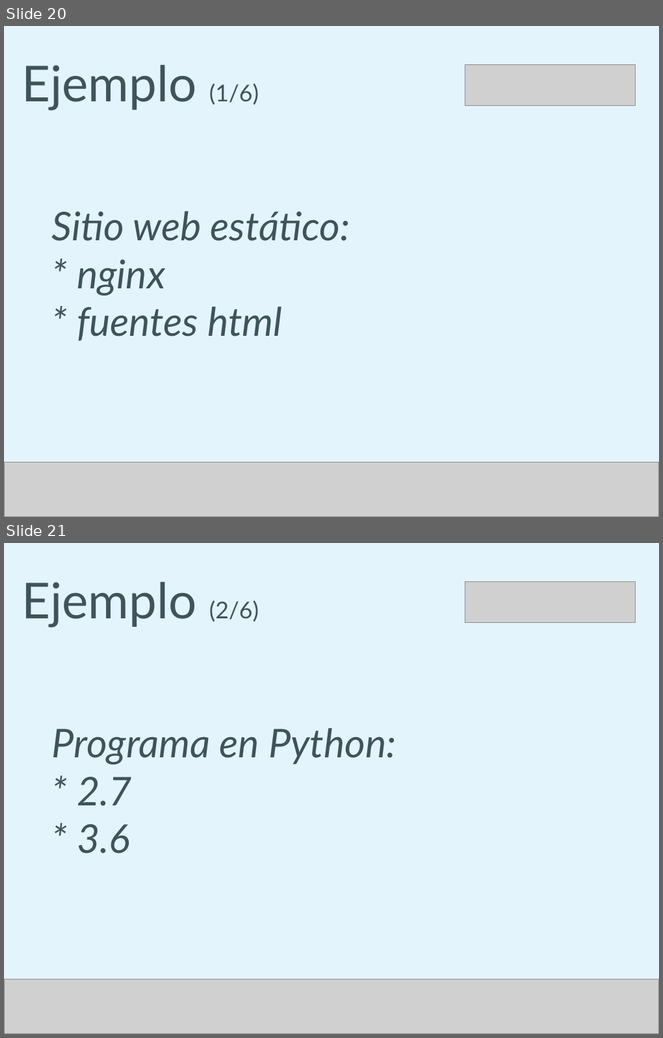
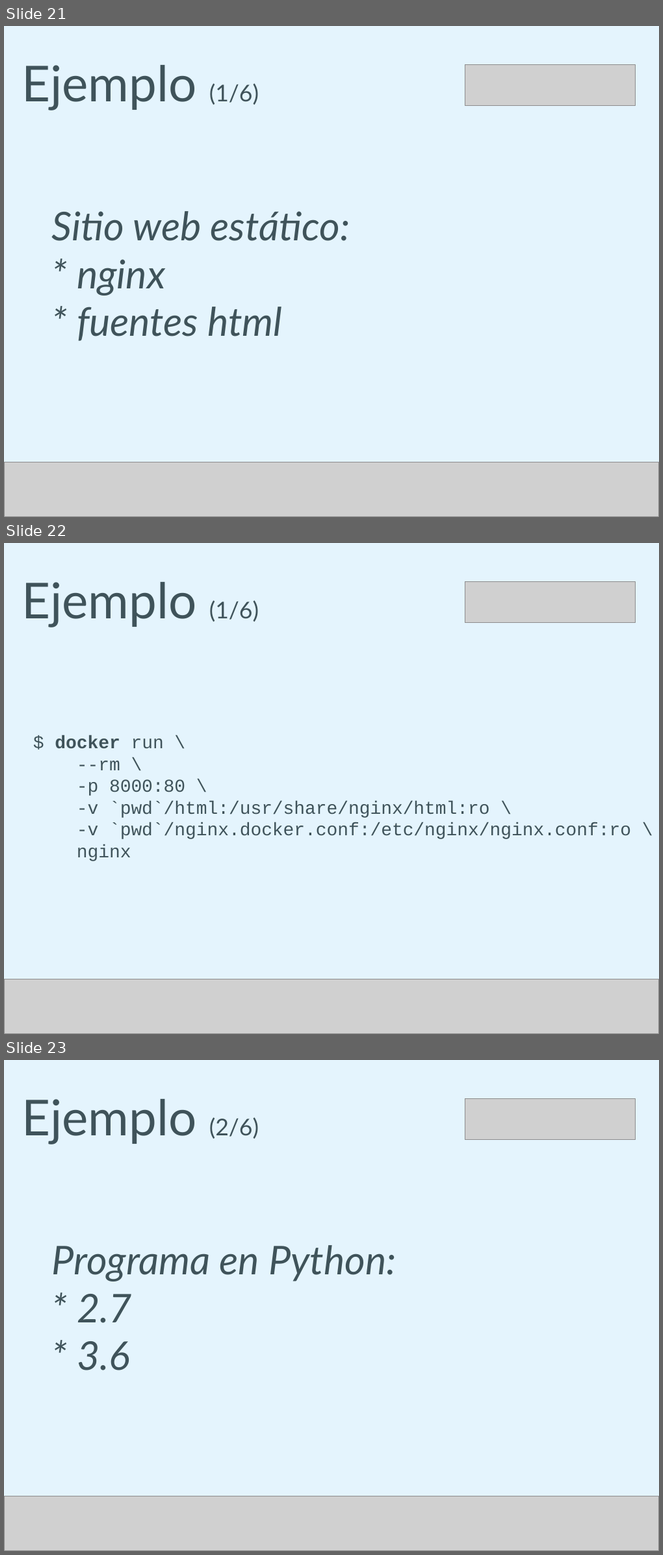
Before and after one commit to humitos/docker-workshop, a slide deck: talk/docker.odp. Shown one above the other, each under a label of ours: slides 20 and 21 before the commit, slides 21, 22 and 23 after it. The pictures are 663x1038 and 663x1555 pixels, drawn with LibreOffice and Linux fonts; fonts in the diff are those of the drawing; grey boxes stand for pictures. Boxes give left, top, right and bottom in pixels: in the first picture for what was removed or moved away, otherwise in the second. Text is boxed around its words. In the diff, an @@ line names an element or a change of style, - is before the commit and + after.

```diff
--- a/talk/docker.odp
+++ b/talk/docker.odp
@@ slide 22 added at <box>4,543,659,1034</box>, background #E4F4FD @@
@@ text added at <box>22,582,259,627</box>, 60 pt, text #3F535A @@
+Ejemplo (1/6)
@@ picture added at <box>466,582,636,623</box> @@
@@ text added at <box>55,735,631,861</box>, 22 pt, text #3F535A @@
+$ docker run \
+--rm \
+-p 8000:80 \
+-v `pwd`/html:/usr/share/nginx/html:ro \
+-v `pwd`/nginx.docker.conf:/etc/nginx/nginx.conf:ro \
+nginx
@@ picture added at <box>4,980,659,1034</box> @@
@@ what was slide 20 is now slide 21 @@
@@ what was slide 21 is now slide 23 @@
```
Also in this commit, not shown: 4 slides changed, 6 other slides added, 1 slide removed.
